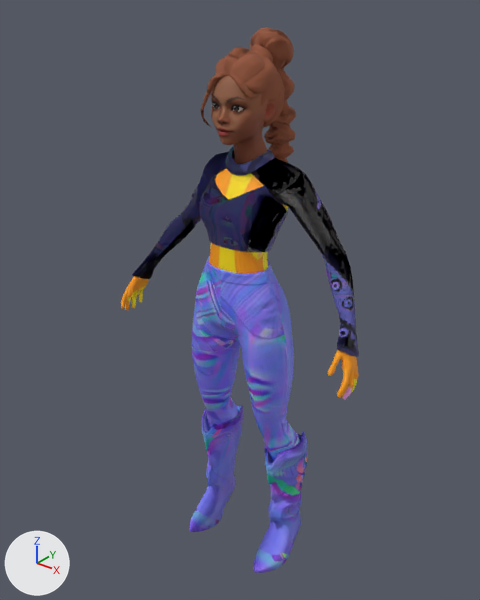
The FBX model Assets/Models/BlackWoman.fbx as it was, and as the next commit left it.
Camera for both pictures: a camera (50 mm lens) standing at (1.203, -1.563, 1.95) and looking at (-0.049, 0.002, 0.979). The lights are fixed; the arrows at lower left show +X, +Y and +Z. The first picture is the older version. Vertices at exactly the same position are counted once.

Script lines for the objects in view, before the commit:
```python
ob_wolf3d_body = bpy.data.objects.new('Wolf3D_Body', me_wolf3d_body)
ob_wolf3d_body.location = (0.0, 0.0, 0.0)
ob_wolf3d_hair = bpy.data.objects.new('Wolf3D_Hair', me_wolf3d_hair)
ob_wolf3d_hair.location = (0.0, 0.0, 0.0)
ob_wolf3d_head = bpy.data.objects.new('Wolf3D_Head', me_wolf3d_head)
ob_wolf3d_head.location = (0.0, 0.0, 0.0)
ob_wolf3d_outfit_bottom = bpy.data.objects.new('Wolf3D_Outfit_Bottom', me_wolf3d_outfit_bottom)
ob_wolf3d_outfit_bottom.location = (0.0, 0.0, 0.0)
ob_wolf3d_outfit_footwear = bpy.data.objects.new('Wolf3D_Outfit_Footwear', me_wolf3d_outfit_footwear)
ob_wolf3d_outfit_footwear.location = (0.0, 0.0, 0.0)
ob_wolf3d_outfit_top = bpy.data.objects.new('Wolf3D_Outfit_Top', me_wolf3d_outfit_top)
ob_wolf3d_outfit_top.location = (0.0, 0.0, 0.0)
```
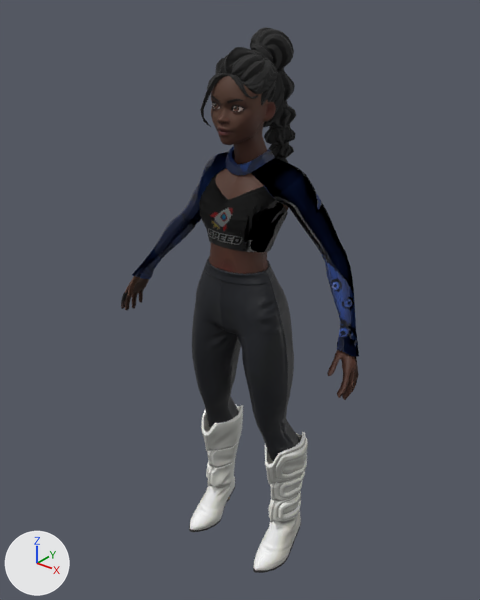
Diff of the bpy script that builds the scene:
```diff
--- a/Assets/Models/BlackWoman.fbx.py
+++ b/Assets/Models/BlackWoman.fbx.py
@@ mat_wolf3d_skin @@
 mat_wolf3d_skin = principled_material('Wolf3D_Skin')
-mat_wolf3d_skin.texture = img_image_1_jpg
+mat_wolf3d_skin.texture = img_blackwoman_skin_jpg
 mat_wolf3d_skin.roughness = 0.7
@@ mat_wolf3d_hair @@
 n2 = _N.new('ShaderNodeTexImage'); n2.name = 'Image Texture'
-n2.image = img_image_4_jpg
+n2.image = img_blackwoman_hair_jpg
 n3 = _N.new('ShaderNodeTexImage'); n3.name = 'Image Texture.001'
-n3.image = img_image_3_jpg
+n3.image = img_blackwoman_hairbump_jpg
 n4 = _N.new('ShaderNodeNormalMap'); n4.name = 'Normal Map'
@@ mat_wolf3d_body @@
 n2 = _N.new('ShaderNodeTexImage'); n2.name = 'Image Texture'
-n2.image = img_image_15_jpg
+n2.image = img_blackwoman_skin_jpg
 n3 = _N.new('ShaderNodeTexImage'); n3.name = 'Image Texture.001'
-n3.image = img_image_5_jpg
+n3.image = img_blackwoman_skinbump_jpg
 n4 = _N.new('ShaderNodeNormalMap'); n4.name = 'Normal Map'
@@ mat_wolf3d_outfit_top @@
 n2 = _N.new('ShaderNodeTexImage'); n2.name = 'Image Texture'
-n2.image = img_image_13_jpg
+n2.image = img_blackwoman_shirt_jpg
 n3 = _N.new('ShaderNodeTexImage'); n3.name = 'Image Texture.001'
@@ mat_wolf3d_outfit_bottom @@
 n2 = _N.new('ShaderNodeTexImage'); n2.name = 'Image Texture'
-n2.image = img_image_7_jpg
+n2.image = img_blackwoman_pants_jpg
 n3 = _N.new('ShaderNodeTexImage'); n3.name = 'Image Texture.001'
-n3.image = img_image_6_jpg
+n3.image = img_blackwoman_pantsbump_jpg
 n4 = _N.new('ShaderNodeNormalMap'); n4.name = 'Normal Map'
@@ mat_wolf3d_outfit_footwear @@
 n2 = _N.new('ShaderNodeTexImage'); n2.name = 'Image Texture'
-n2.image = img_image_10_jpg
+n2.image = img_blackwoman_shoes_jpg
 n3 = _N.new('ShaderNodeTexImage'); n3.name = 'Image Texture.001'
-n3.image = img_image_9_jpg
+n3.image = img_blackwoman_shoesbump_jpg
 n4 = _N.new('ShaderNodeNormalMap'); n4.name = 'Normal Map'
@@ me_wolf3d_body @@
 me_wolf3d_body.from_pydata(...)  # 921 vertices, 1707 faces; spans x -0.464..0.464, y -0.177..0.06, z 0.871..1.456
+# me_wolf3d_body part 2: its shading normals changed
 me_wolf3d_body.materials.append(mat_wolf3d_body)
@@ me_wolf3d_outfit_top @@
 me_wolf3d_outfit_top.from_pydata(...)  # 1004 vertices, 1896 faces; spans x -0.446..0.446, y -0.153..0.075, z 0.977..1.494
+# me_wolf3d_outfit_top part 1: its shading normals changed
 me_wolf3d_outfit_top.materials.append(mat_wolf3d_outfit_top)
```

Changed parts and their boxes [x1, y1, x2, y2] in the pictures (480 x 600 px):
'Wolf3D_Outfit_Bottom', surface changed (blue to black): [192, 256, 300, 461] in both
'Wolf3D_Outfit_Top', surface changed, shading changed (darker): [132, 146, 359, 357] in both
'Wolf3D_Outfit_Footwear', surface changed (blue to grey): [189, 405, 308, 573] in both
'Wolf3D_Hair', surface changed (brown to black): [200, 27, 296, 163] in both
'Wolf3D_Head', surface changed (darker): [211, 76, 276, 164] in both
'Wolf3D_Body', surface changed, shading changed: [121, 168, 359, 400] in both
